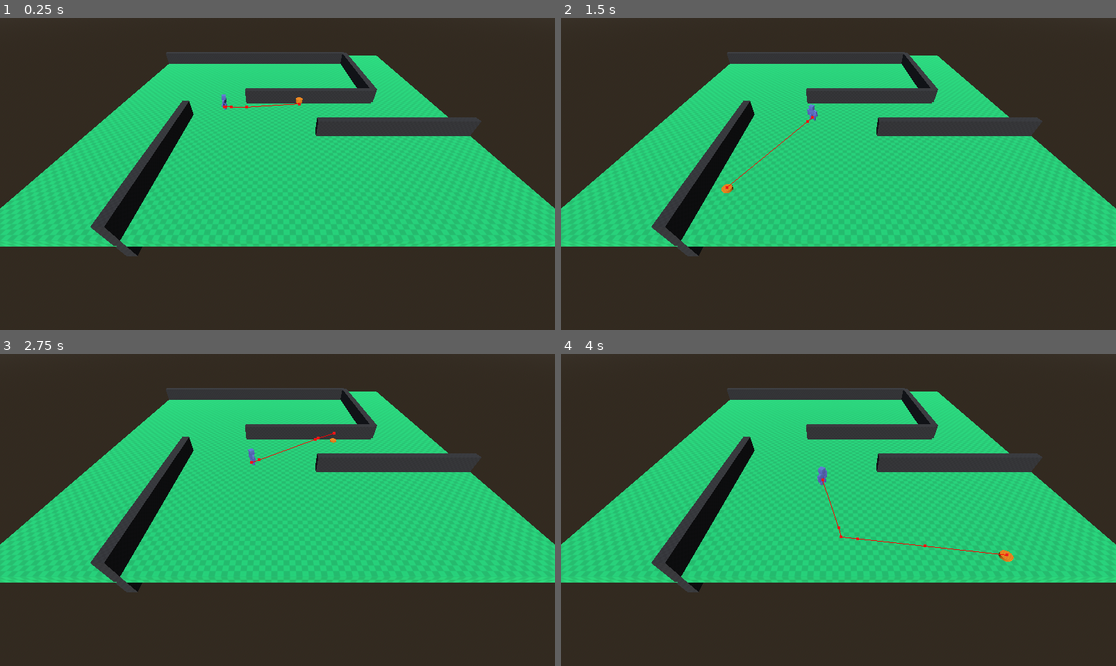
Above: before the commit, frames 1-4 (two rows, left to right).
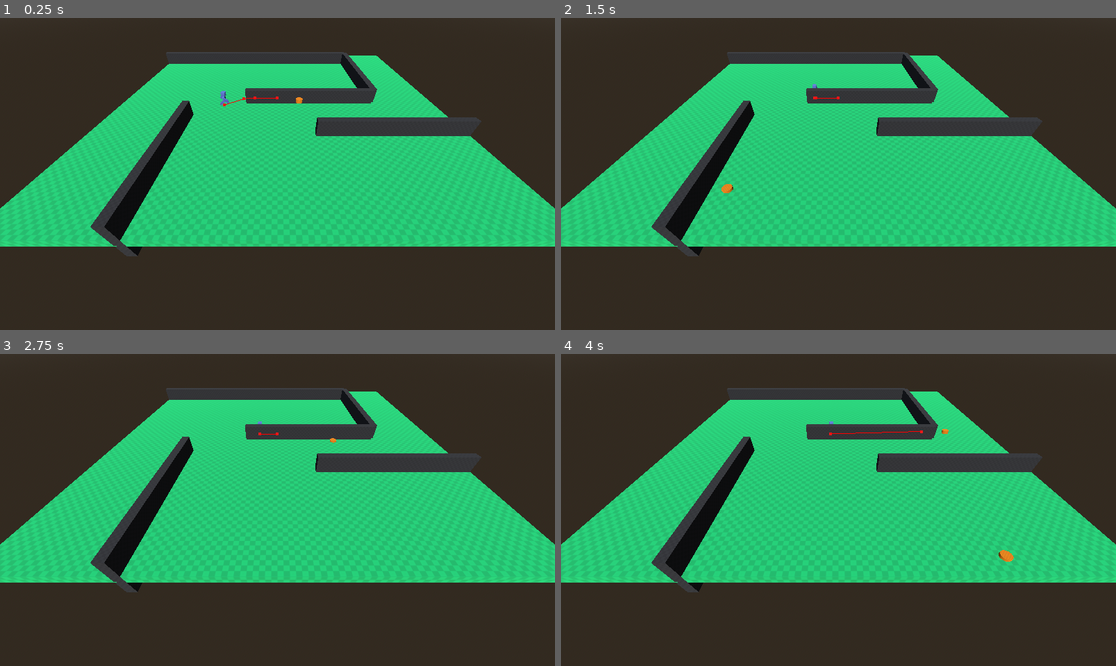
Above: after the commit, the same moments.

Repository: lucas-abratti/collab-jam
Game: Godot game, scene res://Levels/pathing_test.tscn
Same seed, same stepped clock (60 frames per second), same inputs: the game is played once before the commit and once after it.
Inputs (mouse positions are in pixels of both pictures, inside the frame that each line leads up to):
- Up to frame 1 (0.25 s): no input
- Up to frame 2 (1.5 s): move the mouse to (960, 158) at 0.52 s; click (960, 158) at 0.67 s; move the mouse to (727, 189) at 1.27 s; click (727, 189) at 1.42 s
- Up to frame 3 (2.75 s): move the mouse to (333, 441) at 2.02 s; click (333, 441) at 2.17 s
- Up to frame 4 (4 s): move the mouse to (810, 572) at 2.77 s; click (810, 572) at 2.92 s; move the mouse to (1005, 556) at 3.52 s; click (1005, 556) at 3.67 s

The runs differ from the first frame. In frame 1, 0.1% of the frame differs, in the area x 39-55%, y 23-30%; in frame 2, 0.1%; in frame 3, 0.1%; in frame 4, 0.3%, in the area x 46-81%, y 21-65%.
Error after the commit: Invalid access to property or key 'interactable_found' on a base object of type 'Nil'. (res://Components/npc_brain_component.gd:17)

Commit message:
idling, patrolling and interacting behavioures implemented in the simpleNPC

Diff:
--- a/Components/interactable_component.gd
+++ b/Components/interactable_component.gd
@@ -1,2 +1,6 @@
 extends Area3D
 class_name InteractableComponent
+
+signal interacted
+
+@export var target_component: TargetComponent
--- a/Components/interactable_component.tscn
+++ b/Components/interactable_component.tscn
@@ -1,13 +1,21 @@
-[gd_scene load_steps=3 format=3 uid="uid://c4ol7r41bqm8t"]
+[gd_scene load_steps=4 format=3 uid="uid://c4ol7r41bqm8t"]
 
 [ext_resource type="Script" uid="uid://bhru555i72pek" path="res://Components/interactable_component.gd" id="1_8qpuc"]
+[ext_resource type="PackedScene" uid="uid://clugqmvrgjo51" path="res://Components/target_component.tscn" id="2_tg4w3"]
 
 [sub_resource type="CylinderShape3D" id="CylinderShape3D_ji7pw"]
+radius = 3.0
 
-[node name="InteractableComponent" type="Area3D"]
+[node name="InteractableComponent" type="Area3D" node_paths=PackedStringArray("target_component")]
 collision_layer = 4
 collision_mask = 0
 script = ExtResource("1_8qpuc")
+target_component = NodePath("TargetComponent")
 
 [node name="CollisionShape3D" type="CollisionShape3D" parent="."]
+transform = Transform3D(1, 0, 0, 0, 1, 0, 0, 0, 1, 0, 1, 0)
 shape = SubResource("CylinderShape3D_ji7pw")
+debug_color = Color(1, 0, 0, 1)
+
+[node name="TargetComponent" parent="." instance=ExtResource("2_tg4w3")]
+transform = Transform3D(1, 0, 0, 0, 1, 0, 0, 0, 1, 0, 0.25, 0)
--- a/Components/interaction_scanner_component.gd
+++ b/Components/interaction_scanner_component.gd
@@ -1,9 +1,11 @@
 extends Area3D
 class_name InteractionScannerComponent
+
+signal interactable_found(Interactable: InteractableComponent)
 
 func _ready() -> void:
 	area_entered.connect(on_area_entered)
 
-func on_area_entered() -> void:
-	print("Interaction available")
-	pass
+func on_area_entered(area: InteractableComponent) -> void:
+	print("Interactable available")
+	interactable_found.emit(area)
--- a/Components/npc_brain_component.gd
+++ b/Components/npc_brain_component.gd
@@ -1,12 +1,34 @@
 extends Node
+class_name NPCBrainComponent
+
+signal walked
+signal idled
+signal interacted
 
 @export_category("Components")
 @export var target_follow_component: TargetFollowComponent
+@export var interaction_scanner_component: InteractionScannerComponent
 
 var tasks: Array
 
 func _ready() -> void:
 	target_follow_component.navigation_finished.connect(on_navigation_finished)
+	target_follow_component.navigation_started.connect(on_navigation_started)
+	interaction_scanner_component.interactable_found.connect(on_interactable_found)
+
+func on_interactable_found(interactable: InteractableComponent) -> void:
+	target_follow_component.current_target = interactable.target_component
+	await target_follow_component.navigation_finished
+	print("Interaction point reached")
+	if(target_follow_component.current_target == interactable.target_component):
+		interacted.emit()
 
 func on_navigation_finished() -> void:
-	target_follow_component.go_to_random_position()
+	idled.emit()
+	await get_tree().create_timer(2).timeout
+	if (target_follow_component.target_reached):
+		walked.emit()
+		target_follow_component.go_to_random_position()
+
+func on_navigation_started() -> void:
+	walked.emit()
--- a/Components/target_component.gd
+++ b/Components/target_component.gd
@@ -2,3 +2,13 @@
 class_name TargetComponent
 
 signal position_changed
+
+var previus_global_pos: Vector3
+
+func _ready() -> void:
+	position_changed.emit()
+
+func _process(delta: float) -> void:
+	if (previus_global_pos != global_position):
+		position_changed.emit()
+		previus_global_pos = global_position
--- a/Components/target_follow_component.gd
+++ b/Components/target_follow_component.gd
@@ -5,8 +5,7 @@
 signal navigation_finished
 
 @export_category("Components")
-@export var target: TargetComponent:
-	set = set_target
+@export var mouse_target: TargetComponent
 @export var random_target: TargetComponent
 
 @export_category("Nodes")
@@ -16,6 +15,11 @@
 @export_category("Values")
 @export var speed: float = 5.0
 
+@export_category("GlobalEvents")
+@export var mouse_position_sent: GlobalEventVector3
+
+var current_target: TargetComponent:
+	set = set_current_target
 var target_reached: bool
 var current_pos: Vector3
 var next_pos: Vector3
@@ -23,36 +27,54 @@
 
 func _ready() -> void:
 	navigation_agent_3d.target_position = global_position
-	navigation_agent_3d.navigation_finished.connect(on_target_reached)
-	random_target.position_changed.connect(on_target_position_changed)
+	navigation_agent_3d.navigation_finished.connect(on_navigation_finished)
+	mouse_position_sent.global_signal.connect(on_mouse_position_sent)
+	if (mouse_target != null):
+		current_target = mouse_target
+	else:
+		current_target = random_target
 
 func _process(delta: float) -> void:
-	if (navigation_agent_3d.is_navigation_finished()): return
-	if (target == null): return
-	navigation_agent_3d.target_position = target.global_position
+	if (target_reached): return
+	if (current_target == null): return
+	navigation_agent_3d.target_position = current_target.global_position
 
 	next_pos = navigation_agent_3d.get_next_path_position()
 	current_velocity = (next_pos - character.global_position).normalized() * speed
 
 	character.velocity = character.velocity.move_toward(current_velocity, 1)
 	character.move_and_slide()
-	var look_at_pos: Vector3 = Vector3(target.global_position.x, 1, target.global_position.z)
-	character.look_at(look_at_pos)
+	var direction = (next_pos - character.global_position).normalized()
+	var target_angle = atan2(direction.x, direction.z)  # Radians
+	character.rotation.y = lerp_angle(
+		character.rotation.y,
+		target_angle,
+		delta * 5.0
+	)
 
-func on_target_reached() -> void:
+func on_navigation_finished() -> void:
 	target_reached = true
 	navigation_finished.emit()
 
-func on_target_position_changed() -> void:
-	navigation_agent_3d.target_position = target.global_position
+func on_current_target_position_changed() -> void:
+	navigation_agent_3d.target_position = current_target.global_position
 	target_reached = false
 	navigation_started.emit()
 
-func set_target(value) -> void:
+func set_current_target(new_target: TargetComponent) -> void:
+	if (!new_target.position_changed.has_connections()):
+		new_target.position_changed.connect(on_current_target_position_changed)
+	current_target = new_target
 	target_reached = false
-	target = value
+	current_target.position_changed.emit()
+
+func on_mouse_position_sent(pos: Vector3) -> void:
+	target_reached = false
+	current_target = mouse_target
+	current_target.position_changed.emit()
 
 func go_to_random_position() -> void:
 	var range: int = 20
+	current_target = random_target
 	random_target.global_position += Vector3(randi() % range - randi() % range, 0, randi() % range - randi() % range)
 	random_target.position_changed.emit()
--- a/Components/target_follow_component.tscn
+++ b/Components/target_follow_component.tscn
@@ -1,16 +1,19 @@
-[gd_scene load_steps=3 format=3 uid="uid://clwxeycewuht2"]
+[gd_scene load_steps=4 format=3 uid="uid://clwxeycewuht2"]
 
 [ext_resource type="Script" uid="uid://ctndt6vm8hfor" path="res://Components/target_follow_component.gd" id="1_nwpt0"]
 [ext_resource type="PackedScene" uid="uid://clugqmvrgjo51" path="res://Components/target_component.tscn" id="2_lu8tk"]
+[ext_resource type="Resource" uid="uid://n8wvl0hdrhna" path="res://Components/GlobalEvents/mouse_position_sent.tres" id="2_yg7r8"]
 
 [node name="TargetFollowComponent" type="Node3D" node_paths=PackedStringArray("random_target", "navigation_agent_3d")]
 script = ExtResource("1_nwpt0")
 random_target = NodePath("TargetComponent")
 navigation_agent_3d = NodePath("NavigationAgent3D")
+mouse_position_sent = ExtResource("2_yg7r8")
 
 [node name="NavigationAgent3D" type="NavigationAgent3D" parent="."]
 target_desired_distance = 3.0
 debug_enabled = true
 
 [node name="TargetComponent" parent="." instance=ExtResource("2_lu8tk")]
+transform = Transform3D(1, 0, 0, 0, 1, 0, 0, 0, 1, 0, 0.75, 0)
 top_level = true
